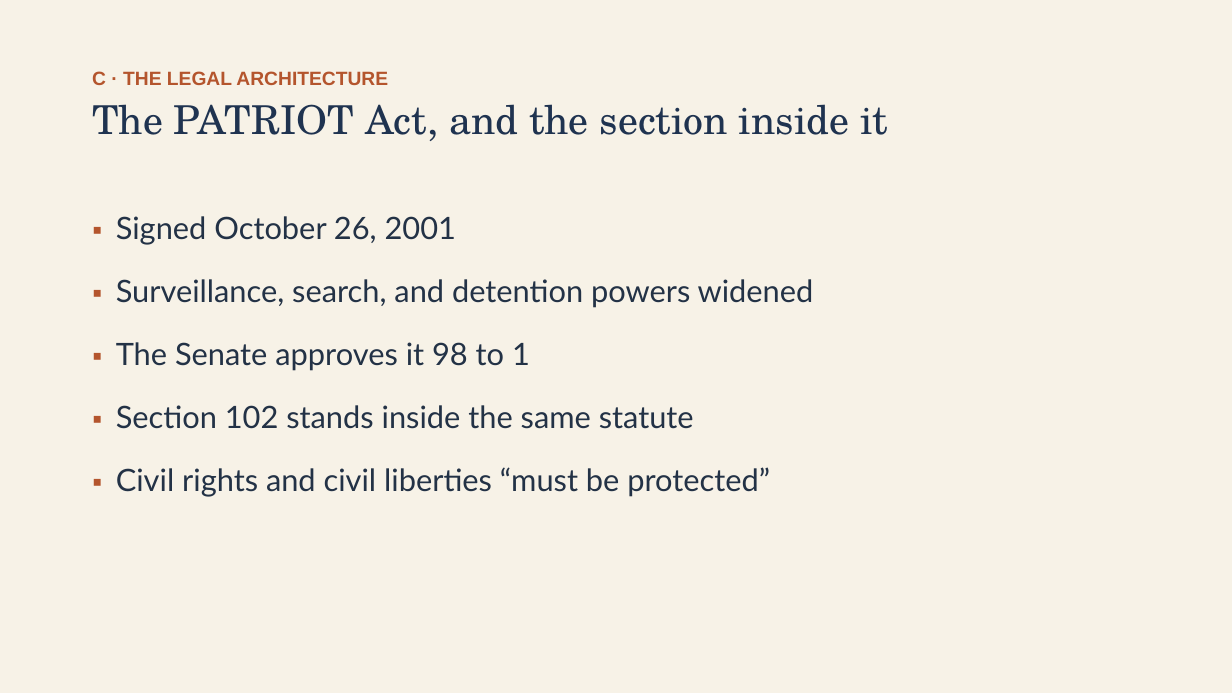
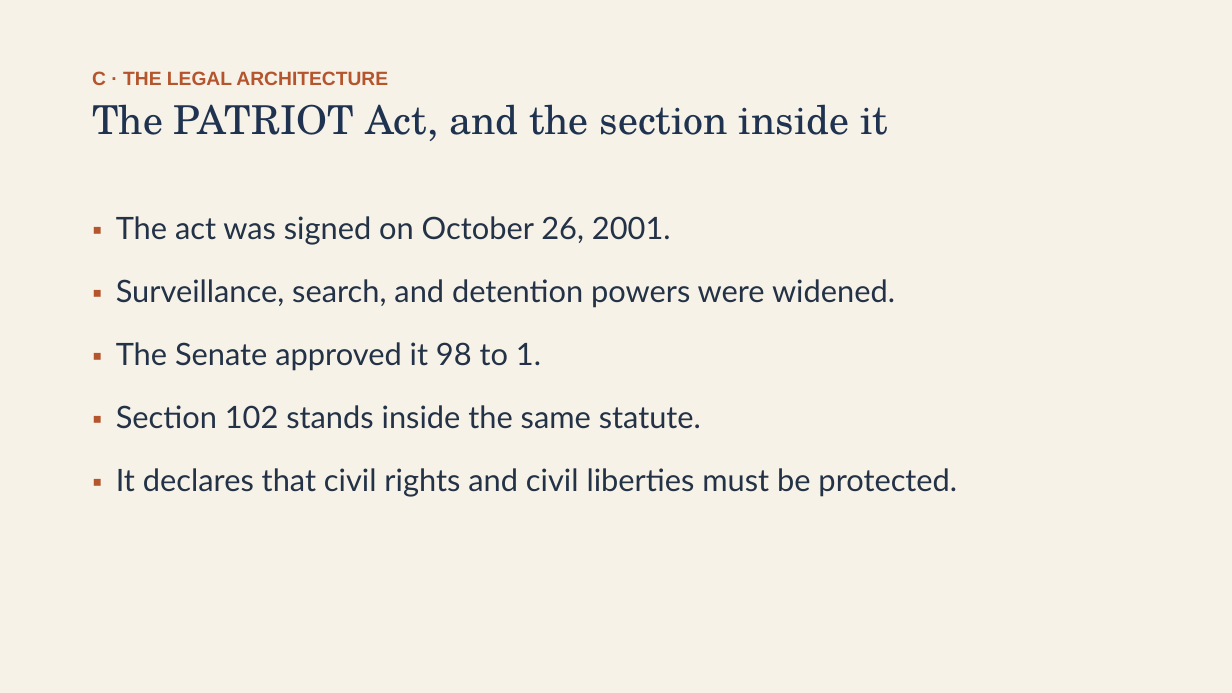
Before and after one commit to ab17gthb/humanities-curriculum-group, a slide deck: slide 12 of modern-america/lesson-06/lesson-06-slides.pptx. Drawn at 1232x693 pixels with LibreOffice and Linux fonts; fonts in the diff are those of the drawing. Boxes give left, top, right and bottom in pixels: in the first picture for what was removed or moved away, otherwise in the second. Text is boxed around its words. In the diff, an @@ line names an element or a change of style, - is before the commit and + after.

```diff
--- a/modern-america/lesson-06/lesson-06-slides.pptx
+++ b/modern-america/lesson-06/lesson-06-slides.pptx
@@ text at (116, 216, 957, 497): text changed @@
-▪ Signed October 26, 2001
-▪ Surveillance, search, and detention powers widened
-▪ The Senate approves it 98 to 1
-▪ Section 102 stands inside the same statute
-▪ Civil rights and civil liberties “must be protected”
+▪ The act was signed on October 26, 2001.
+▪ Surveillance, search, and detention powers were widened.
+▪ The Senate approved it 98 to 1.
+▪ Section 102 stands inside the same statute.
+▪ It declares that civil rights and civil liberties must be protected.
```
Also in this commit, not shown: 11 other slides changed, 6 other files.
